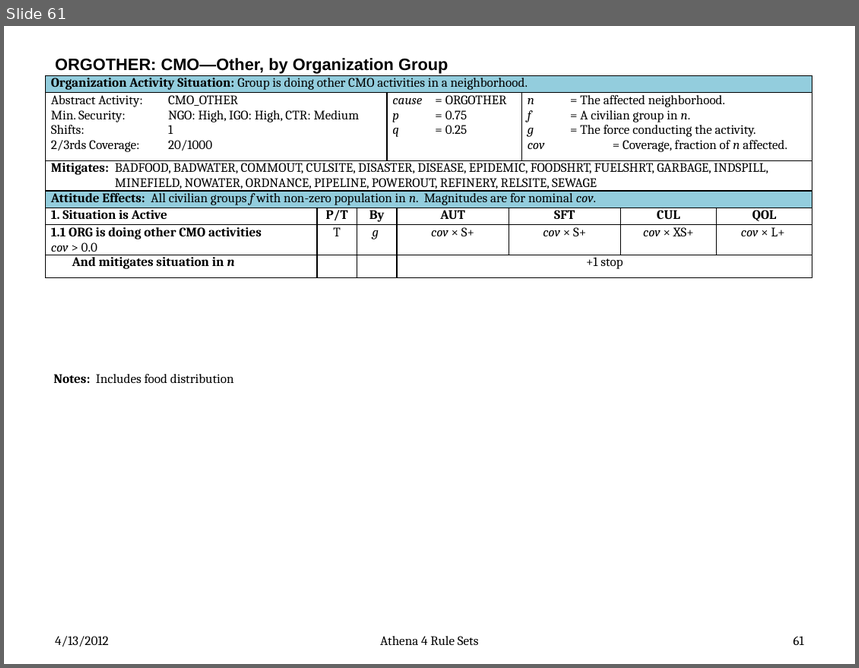
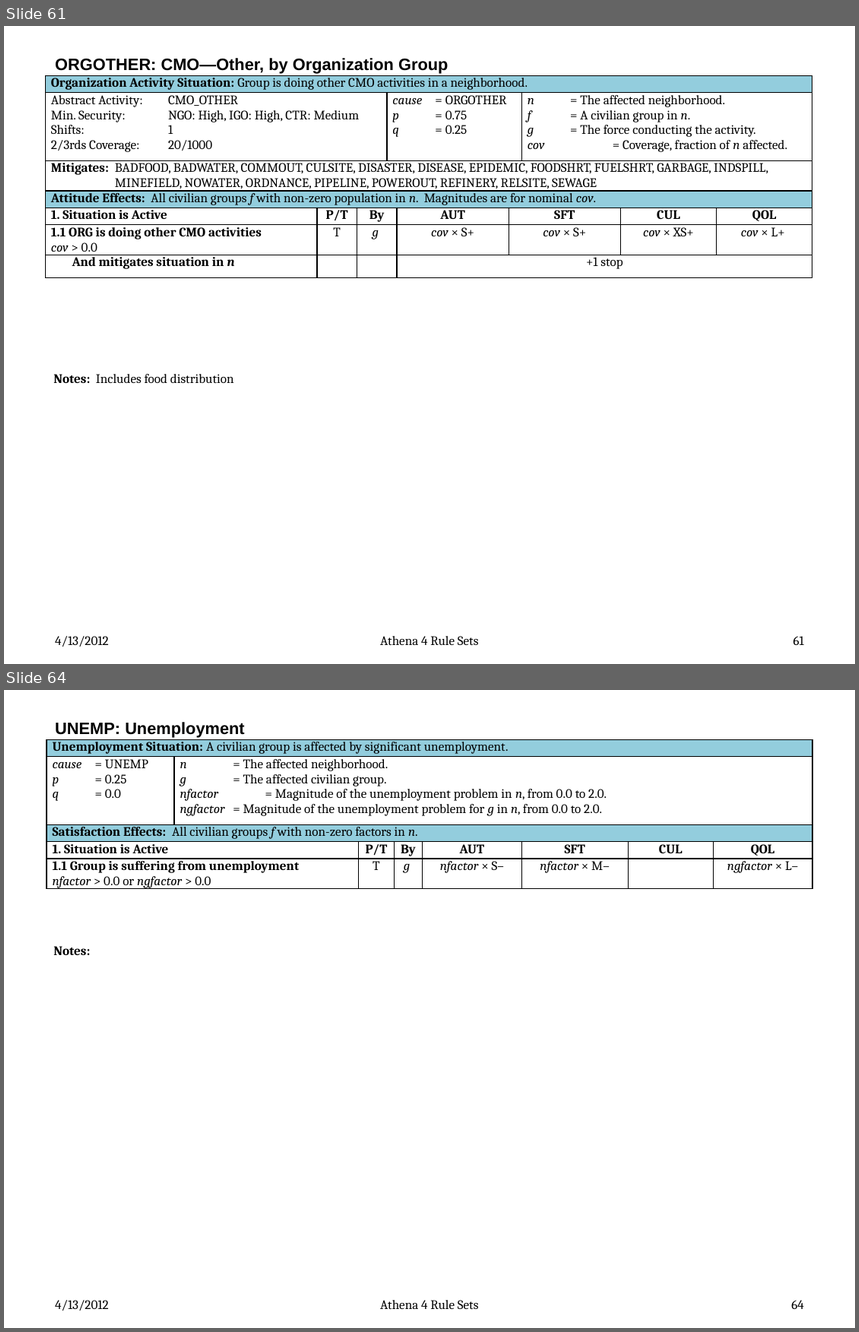
Before and after one commit to AthenaModel/athena-legacy, a slide deck: docs/dev/rules.pptx. Shown one above the other, each under a label of ours: slide 61 before the commit, slides 61 and 64 after it; the slides between them are not shown. The pictures are 859x668 and 859x1332 pixels, drawn with LibreOffice and Linux fonts; fonts in the diff are those of the drawing. Boxes give left, top, right and bottom in pixels: in the first picture for what was removed or moved away, otherwise in the second. Text is boxed around its words. In the diff, an @@ line names an element or a change of style, - is before the commit and + after.

Commit message:
Got all rule sets but CONTROL.

```diff
--- a/docs/dev/rules.pptx
+++ b/docs/dev/rules.pptx
@@ slide 64 added at box(4, 690, 855, 1328), background #FFFFFF @@
@@ title added at box(55, 722, 244, 737), 14 pt, text #000000, bold @@
+UNEMP: Unemployment
@@ table added at box(47, 739, 813, 891), 5 rows, 8 columns @@
+Unemployment Situation: A civilian group is affected by significant unemployment. |  |  |  |  |  |  | 
+cause = UNEMP / p = 0.25 / q = 0.0 | n = The affected neighborhood. / g = The affected civilian group. / nfactor = Magnitude of the unemployment problem in n, from 0.0 to 2.0. / ngfactor = Magnitude of the unemployment problem for g in n, from 0.0 to 2.0. |  |  |  |  |  | 
+Satisfaction Effects: All civilian groups f with non-zero factors in n. |  |  |  |  |  |  | 
+1. Situation is Active |  | P/T | By | AUT | SFT | CUL | QOL
+1.1 Group is suffering from unemployment / nfactor > 0.0 or ngfactor > 0.0 |  | T | g | nfactor × S– | nfactor × M– |  | ngfactor × L–
@@ text added at box(53, 946, 90, 955), 11 pt, text #000000, bold @@
+Notes:
@@ text added at box(55, 1300, 109, 1311), 11 pt, text #000000 @@
+4/13/2012
@@ text added at box(380, 1300, 479, 1309), 11 pt, text #000000 @@
+Athena 4 Rule Sets
@@ page number added at box(791, 1300, 804, 1309), 11 pt, text #000000 @@
+64
```
Also in this commit, not shown: 5 other slides added.
